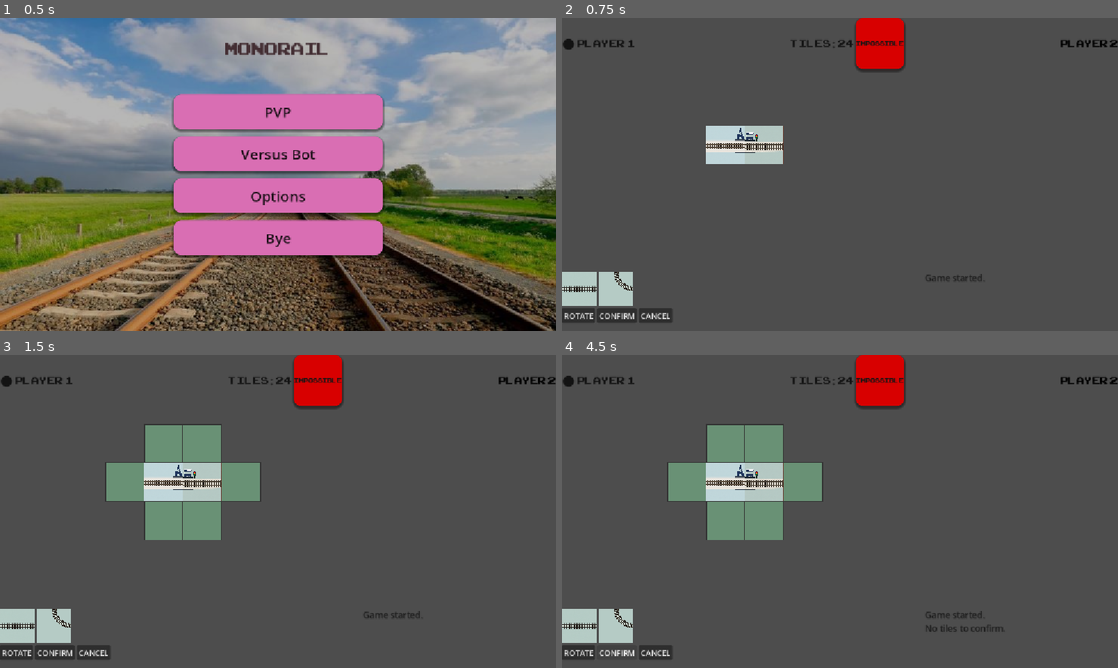
Above: before the commit, frames 1-4 (two rows, left to right).
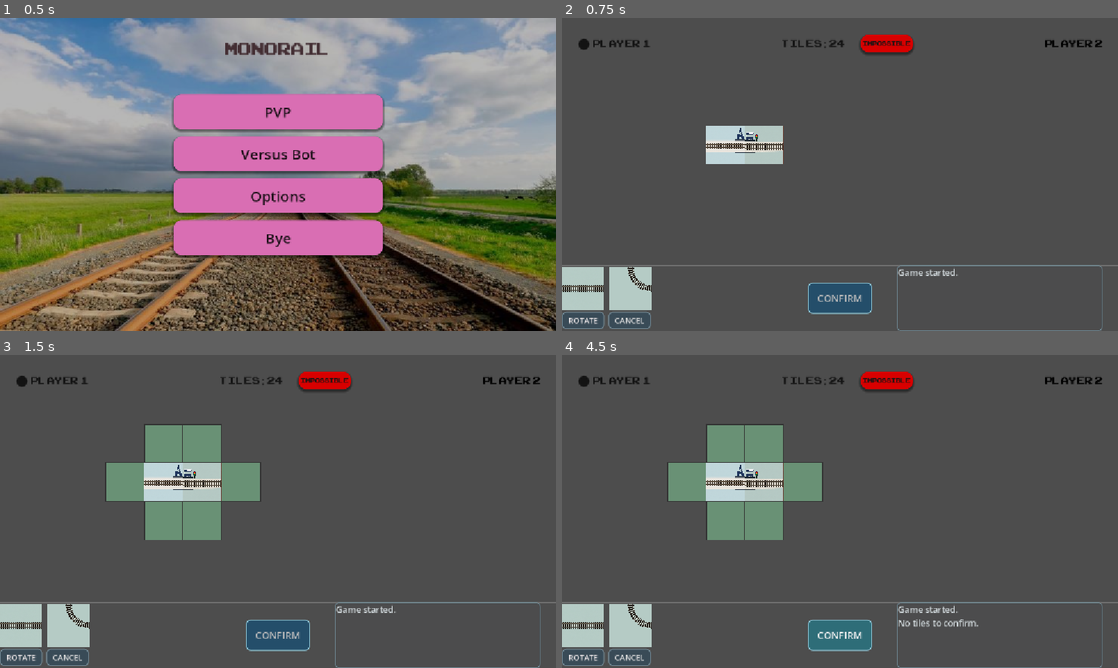
Above: after the commit, the same moments.

Repository: NguyenDucAnh20235585/monorail-godot
Game: Godot game, scene res://scenes/main_menu/main_menu.tscn
Same seed, same stepped clock (60 frames per second), same inputs: the game is played once before the commit and once after it.
Inputs (mouse positions are in pixels of both pictures, inside the frame that each line leads up to; where the layout moved, square brackets give the same spot in the first picture):
- Up to frame 1 (0.5 s): no input
- Up to frame 2 (0.75 s): click "PVP" at 0.5 s
- Up to frame 3 (1.5 s): click (22, 624) [16, 627] at 1.25 s
- Up to frame 4 (4.5 s): click (628, 624) [617, 627] at 2 s; click "ROTATE" at 2.75 s; click "CANCEL" at 3.5 s; click "CONFIRM" at 4.25 s

Frame 1 is identical in both runs. In frame 2, 5.6% of the frame differs, in the area x 0-100%, y 0-100%; in frame 3, 5.6%; in frame 4, 5.8%.

Commit message:
feat: complete gameplay ux refactor phase 1 - anh.nd

Diff:
--- a/main.gd
+++ b/main.gd
@@ -8,7 +8,7 @@
 @onready var player_1_label: Label = $GameplayUI/HUD/TopRow/Player1Label
 @onready var player_2_label: Label = $GameplayUI/HUD/TopRow/Player2Label
 @onready var remaining_tiles_label: Label = $GameplayUI/HUD/TopRow/TopCenterZone/RemainingTilesLabel
-@onready var game_log: RichTextLabel = $GameplayUI/HUD/BottomRow/GameLog
+@onready var game_log: RichTextLabel = $GameplayUI/HUD/BottomRow/RightZone/GameLog
 
 func add_game_log(message: String) -> void:
 	game_log.append_text(message + "\n")
--- a/main.tscn
+++ b/main.tscn
@@ -30,16 +30,166 @@
 
 [sub_resource type="StyleBoxFlat" id="StyleBoxFlat_h2yge"]
 bg_color = Color(0.21960784, 0.43137255, 0.7019608, 1)
-corner_radius_top_left = 16
-corner_radius_top_right = 16
-corner_radius_bottom_right = 16
-corner_radius_bottom_left = 16
+corner_radius_top_left = 8
+corner_radius_top_right = 8
+corner_radius_bottom_right = 8
+corner_radius_bottom_left = 8
 corner_detail = 1
 shadow_color = Color(0, 0, 0, 0.44313726)
 shadow_size = 5
 shadow_offset = Vector2(0, 3.5)
 
+[sub_resource type="StyleBoxFlat" id="StyleBoxFlat_kek77"]
+bg_color = Color(0.22352941, 0.29411766, 0.34117648, 1)
+border_width_left = 2
+border_width_top = 2
+border_width_right = 2
+border_width_bottom = 2
+border_color = Color(0.4509804, 0.5411765, 0.5882353, 1)
+corner_radius_top_left = 8
+corner_radius_top_right = 8
+corner_radius_bottom_right = 8
+corner_radius_bottom_left = 8
+shadow_color = Color(0, 0, 0, 0)
+shadow_size = 3
+shadow_offset = Vector2(0, 2)
+
+[sub_resource type="StyleBoxFlat" id="StyleBoxFlat_4c57u"]
+bg_color = Color(0.16078432, 0.22352941, 0.25882354, 1)
+border_width_left = 2
+border_width_top = 2
+border_width_right = 2
+border_width_bottom = 2
+border_color = Color(0.3764706, 0.4627451, 0.5019608, 1)
+corner_radius_top_left = 8
+corner_radius_top_right = 8
+corner_radius_bottom_right = 8
+corner_radius_bottom_left = 8
+shadow_color = Color(0, 0, 0, 0)
+shadow_size = 3
+shadow_offset = Vector2(0, 2)
+
+[sub_resource type="StyleBoxFlat" id="StyleBoxFlat_efxa6"]
+bg_color = Color(0.15294118, 0.20784314, 0.23921569, 0.003921569)
+border_width_left = 2
+border_width_top = 2
+border_width_right = 2
+border_width_bottom = 2
+border_color = Color(0.5686275, 0.6666667, 0.70980394, 1)
+corner_radius_top_left = 8
+corner_radius_top_right = 8
+corner_radius_bottom_right = 8
+corner_radius_bottom_left = 8
+shadow_color = Color(0, 0, 0, 0)
+shadow_size = 3
+shadow_offset = Vector2(0, 2)
+
+[sub_resource type="StyleBoxFlat" id="StyleBoxFlat_dg77c"]
+bg_color = Color(0.22352941, 0.29411766, 0.34117648, 1)
+border_width_left = 2
+border_width_top = 2
+border_width_right = 2
+border_width_bottom = 2
+border_color = Color(0.4509804, 0.5411765, 0.5882353, 1)
+corner_radius_top_left = 8
+corner_radius_top_right = 8
+corner_radius_bottom_right = 8
+corner_radius_bottom_left = 8
+shadow_color = Color(0, 0, 0, 0)
+shadow_size = 3
+shadow_offset = Vector2(0, 2)
+
+[sub_resource type="StyleBoxFlat" id="StyleBoxFlat_ycdy4"]
+bg_color = Color(0.16078432, 0.22352941, 0.25882354, 1)
+border_width_left = 2
+border_width_top = 2
+border_width_right = 2
+border_width_bottom = 2
+border_color = Color(0.3764706, 0.4627451, 0.5019608, 1)
+corner_radius_top_left = 8
+corner_radius_top_right = 8
+corner_radius_bottom_right = 8
+corner_radius_bottom_left = 8
+shadow_color = Color(0, 0, 0, 0)
+shadow_size = 3
+shadow_offset = Vector2(0, 2)
+
+[sub_resource type="StyleBoxFlat" id="StyleBoxFlat_w48qg"]
+bg_color = Color(0.2784314, 0.38431373, 0.4392157, 1)
+border_width_left = 2
+border_width_top = 2
+border_width_right = 2
+border_width_bottom = 2
+border_color = Color(0.5686275, 0.6666667, 0.70980394, 1)
+corner_radius_top_left = 8
+corner_radius_top_right = 8
+corner_radius_bottom_right = 8
+corner_radius_bottom_left = 8
+shadow_color = Color(0, 0, 0, 0)
+shadow_size = 3
+shadow_offset = Vector2(0, 2)
+
+[sub_resource type="StyleBoxFlat" id="StyleBoxFlat_7mycd"]
+bg_color = Color(0.14117648, 0.30588236, 0.41568628, 1)
+border_width_left = 2
+border_width_top = 2
+border_width_right = 2
+border_width_bottom = 2
+border_color = Color(0.54901963, 0.77254903, 0.8392157, 1)
+corner_radius_top_left = 8
+corner_radius_top_right = 8
+corner_radius_bottom_right = 8
+corner_radius_bottom_left = 8
+shadow_color = Color(0, 0, 0, 0)
+shadow_size = 3
+shadow_offset = Vector2(0, 2)
+
+[sub_resource type="StyleBoxFlat" id="StyleBoxFlat_272bh"]
+bg_color = Color(0.09411765, 0.22745098, 0.3137255, 1)
+border_width_left = 2
+border_width_top = 2
+border_width_right = 2
+border_width_bottom = 2
+border_color = Color(0.3764706, 0.6156863, 0.6901961, 1)
+corner_radius_top_left = 8
+corner_radius_top_right = 8
+corner_radius_bottom_right = 8
+corner_radius_bottom_left = 8
+shadow_color = Color(0.8627451, 0.9254902, 0.94509804, 1)
+shadow_size = 3
+shadow_offset = Vector2(0, 2)
+
+[sub_resource type="StyleBoxFlat" id="StyleBoxFlat_5vw27"]
+bg_color = Color(0.18039216, 0.42745098, 0.47058824, 1)
+border_width_left = 2
+border_width_top = 2
+border_width_right = 2
+border_width_bottom = 2
+border_color = Color(0.54901963, 0.77254903, 0.8392157, 1)
+corner_radius_top_left = 8
+corner_radius_top_right = 8
+corner_radius_bottom_right = 8
+corner_radius_bottom_left = 8
+shadow_color = Color(0, 0, 0, 0)
+shadow_size = 3
+shadow_offset = Vector2(0, 2)
+
 [sub_resource type="FontVariation" id="FontVariation_lquwl"]
+
+[sub_resource type="StyleBoxFlat" id="StyleBoxFlat_vivmo"]
+bg_color = Color(0.15294118, 0.20784314, 0.23921569, 0.003921569)
+border_width_left = 2
+border_width_top = 2
+border_width_right = 2
+border_width_bottom = 2
+border_color = Color(0.43529412, 0.5294118, 0.57254905, 1)
+corner_radius_top_left = 8
+corner_radius_top_right = 8
+corner_radius_bottom_right = 8
+corner_radius_bottom_left = 8
+shadow_color = Color(0, 0, 0, 0)
+shadow_size = 3
+shadow_offset = Vector2(0, 2)
 
 [node name="Main" type="Node" unique_id=1208397320]
 script = ExtResource("1_ig7tw")
@@ -67,6 +217,8 @@
 layout_mode = 1
 anchors_preset = 10
 anchor_right = 1.0
+offset_left = 32.0
+offset_right = -32.0
 offset_bottom = 106.0
 grow_horizontal = 2
 
@@ -95,11 +247,17 @@
 theme_override_font_sizes/font_size = 30
 text = "Tiles: 24"
 
+[node name="Control" type="Control" parent="GameplayUI/HUD/TopRow/TopCenterZone" unique_id=781453983]
+custom_minimum_size = Vector2(24, 0)
+layout_mode = 2
+
 [node name="ImpossibleButton" type="Button" parent="GameplayUI/HUD/TopRow/TopCenterZone" unique_id=1074076662]
-custom_minimum_size = Vector2(100, 50)
+custom_minimum_size = Vector2(108, 36)
 layout_mode = 2
 size_flags_horizontal = 4
+size_flags_vertical = 4
 theme_override_colors/font_color = Color(0.080783166, 0.08078342, 0.080783226, 1)
+theme_override_constants/h_separation = 20
 theme_override_fonts/font = ExtResource("3_h2yge")
 theme_override_font_sizes/font_size = 18
 theme_override_styles/normal = SubResource("StyleBoxFlat_1bvp3")
@@ -120,6 +278,27 @@
 theme_override_font_sizes/font_size = 30
 text = "PLAYER 2"
 horizontal_alignment = 2
+
+[node name="TopSeparator" type="HSeparator" parent="GameplayUI/HUD" unique_id=484315101]
+modulate = Color(1, 1, 1, 0.6666667)
+layout_mode = 1
+anchors_preset = 10
+anchor_right = 1.0
+offset_top = 100.0
+offset_bottom = 119.0
+grow_horizontal = 2
+
+[node name="BottomSeparator" type="HSeparator" parent="GameplayUI/HUD" unique_id=1588111320]
+modulate = Color(1, 1, 1, 0.6862745)
+layout_mode = 1
+anchors_preset = 12
+anchor_top = 1.0
+anchor_right = 1.0
+anchor_bottom = 1.0
+offset_top = -148.0
+offset_bottom = -123.0
+grow_horizontal = 2
+grow_vertical = 0
 
 [node name="BottomRow" type="HBoxContainer" parent="GameplayUI/HUD" unique_id=1044555593]
 layout_mode = 1
@@ -131,61 +310,97 @@
 grow_horizontal = 2
 grow_vertical = 0
 
-[node name="ControlsArea" type="VBoxContainer" parent="GameplayUI/HUD/BottomRow" unique_id=752939431]
-layout_mode = 2
-
-[node name="TileRow" type="HBoxContainer" parent="GameplayUI/HUD/BottomRow/ControlsArea" unique_id=1583260359]
-layout_mode = 2
-
-[node name="StraightTileObject" type="TextureButton" parent="GameplayUI/HUD/BottomRow/ControlsArea/TileRow" unique_id=2126241641]
-custom_minimum_size = Vector2(72, 72)
+[node name="LeftZone" type="MarginContainer" parent="GameplayUI/HUD/BottomRow" unique_id=151434545]
+layout_mode = 2
+size_flags_horizontal = 3
+
+[node name="ControlsArea" type="VBoxContainer" parent="GameplayUI/HUD/BottomRow/LeftZone" unique_id=752939431]
+layout_mode = 2
+size_flags_vertical = 4
+
+[node name="TileRow" type="HBoxContainer" parent="GameplayUI/HUD/BottomRow/LeftZone/ControlsArea" unique_id=1583260359]
+layout_mode = 2
+theme_override_constants/separation = 10
+
+[node name="StraightTileObject" type="TextureButton" parent="GameplayUI/HUD/BottomRow/LeftZone/ControlsArea/TileRow" unique_id=2126241641]
+custom_minimum_size = Vector2(88, 88)
 layout_mode = 2
 texture_normal = ExtResource("4_1bvp3")
 ignore_texture_size = true
 stretch_mode = 5
 
-[node name="CornerTileObject" type="TextureButton" parent="GameplayUI/HUD/BottomRow/ControlsArea/TileRow" unique_id=1875824984]
-custom_minimum_size = Vector2(72, 72)
+[node name="CornerTileObject" type="TextureButton" parent="GameplayUI/HUD/BottomRow/LeftZone/ControlsArea/TileRow" unique_id=1875824984]
+custom_minimum_size = Vector2(88, 88)
 layout_mode = 2
 texture_normal = ExtResource("5_lquwl")
 ignore_texture_size = true
 stretch_mode = 5
 
-[node name="ActionRow" type="HBoxContainer" parent="GameplayUI/HUD/BottomRow/ControlsArea" unique_id=1448818693]
-layout_mode = 2
-
-[node name="RotateButton" type="Button" parent="GameplayUI/HUD/BottomRow/ControlsArea/ActionRow" unique_id=704569226]
-layout_mode = 2
+[node name="ActionRow" type="HBoxContainer" parent="GameplayUI/HUD/BottomRow/LeftZone/ControlsArea" unique_id=1448818693]
+layout_mode = 2
+theme_override_constants/separation = 8
+
+[node name="RotateButton" type="Button" parent="GameplayUI/HUD/BottomRow/LeftZone/ControlsArea/ActionRow" unique_id=704569226]
+custom_minimum_size = Vector2(88, 36)
+layout_mode = 2
+theme_override_colors/font_color = Color(0.93333334, 0.9098039, 0.9137255, 1)
+theme_override_colors/font_pressed_color = Color(0.87058824, 0.8352941, 0.84313726, 1)
+theme_override_colors/font_hover_color = Color(1, 1, 1, 1)
+theme_override_styles/normal = SubResource("StyleBoxFlat_kek77")
+theme_override_styles/pressed = SubResource("StyleBoxFlat_4c57u")
+theme_override_styles/hover = SubResource("StyleBoxFlat_efxa6")
 text = "ROTATE
 "
 
-[node name="ConfirmButton" type="Button" parent="GameplayUI/HUD/BottomRow/ControlsArea/ActionRow" unique_id=994016034]
-layout_mode = 2
+[node name="CancelButton" type="Button" parent="GameplayUI/HUD/BottomRow/LeftZone/ControlsArea/ActionRow" unique_id=1521902884]
+custom_minimum_size = Vector2(88, 36)
+layout_mode = 2
+theme_override_styles/normal = SubResource("StyleBoxFlat_dg77c")
+theme_override_styles/pressed = SubResource("StyleBoxFlat_ycdy4")
+theme_override_styles/hover = SubResource("StyleBoxFlat_w48qg")
+text = "CANCEL"
+
+[node name="CenterZone" type="MarginContainer" parent="GameplayUI/HUD/BottomRow" unique_id=1273319676]
+custom_minimum_size = Vector2(180, 0)
+layout_mode = 2
+
+[node name="ConfirmButton" type="Button" parent="GameplayUI/HUD/BottomRow/CenterZone" unique_id=994016034]
+custom_minimum_size = Vector2(132, 64)
+layout_mode = 2
+size_flags_horizontal = 4
+size_flags_vertical = 4
+theme_override_colors/font_color = Color(0.7346793, 0.73468024, 0.7346795, 1)
+theme_override_colors/font_pressed_color = Color(1, 1, 1, 1)
+theme_override_colors/font_hover_pressed_color = Color(1, 1, 1, 1)
+theme_override_font_sizes/font_size = 20
+theme_override_styles/normal = SubResource("StyleBoxFlat_7mycd")
+theme_override_styles/pressed = SubResource("StyleBoxFlat_272bh")
+theme_override_styles/hover = SubResource("StyleBoxFlat_5vw27")
 text = "CONFIRM"
 
-[node name="CancelButton" type="Button" parent="GameplayUI/HUD/BottomRow/ControlsArea/ActionRow" unique_id=1521902884]
-layout_mode = 2
-text = "CANCEL"
-
-[node name="BottomSpacer" type="Control" parent="GameplayUI/HUD/BottomRow" unique_id=238529720]
+[node name="RightZone" type="MarginContainer" parent="GameplayUI/HUD/BottomRow" unique_id=748417369]
 layout_mode = 2
 size_flags_horizontal = 3
-
-[node name="GameLog" type="RichTextLabel" parent="GameplayUI/HUD/BottomRow" unique_id=1425273130]
-custom_minimum_size = Vector2(400, 80)
-layout_mode = 2
-theme_override_colors/default_color = Color(0.11415806, 0.1141581, 0.11415804, 1)
+theme_override_constants/margin_left = 24
+theme_override_constants/margin_right = 32
+
+[node name="GameLog" type="RichTextLabel" parent="GameplayUI/HUD/BottomRow/RightZone" unique_id=1425273130]
+custom_minimum_size = Vector2(400, 136)
+layout_mode = 2
+size_flags_vertical = 4
+theme_override_colors/default_color = Color(0.8509804, 0.88235295, 0.8980392, 1)
 theme_override_colors/font_shadow_color = Color(0.2585664, 0.2585664, 0.25856638, 0.654902)
 theme_override_constants/line_separation = 2
 theme_override_fonts/normal_font = SubResource("FontVariation_lquwl")
 theme_override_font_sizes/normal_font_size = 18
+theme_override_styles/normal = SubResource("StyleBoxFlat_vivmo")
 text = "Started."
 scroll_following = true
 
 [connection signal="indicator_clicked" from="Board" to="." method="_on_board_indicator_clicked"]
 [connection signal="pending_tile_clicked" from="Board" to="." method="_on_board_pending_tile_clicked"]
-[connection signal="pressed" from="GameplayUI/HUD/BottomRow/ControlsArea/TileRow/StraightTileObject" to="." method="_on_straight_button_pressed"]
-[connection signal="pressed" from="GameplayUI/HUD/BottomRow/ControlsArea/TileRow/CornerTileObject" to="." method="_on_corner_button_pressed"]
-[connection signal="pressed" from="GameplayUI/HUD/BottomRow/ControlsArea/ActionRow/RotateButton" to="." method="_on_rotate_button_pressed"]
-[connection signal="pressed" from="GameplayUI/HUD/BottomRow/ControlsArea/ActionRow/ConfirmButton" to="." method="_on_confirm_button_pressed"]
-[connection signal="pressed" from="GameplayUI/HUD/BottomRow/ControlsArea/ActionRow/CancelButton" to="." method="_on_cancel_button_pressed"]
+[connection signal="pressed" from="GameplayUI/HUD/BottomRow/LeftZone/ControlsArea/TileRow/StraightTileObject" to="." method="_on_straight_button_pressed"]
+[connection signal="pressed" from="GameplayUI/HUD/BottomRow/LeftZone/ControlsArea/TileRow/CornerTileObject" to="." method="_on_corner_button_pressed"]
+[connection signal="pressed" from="GameplayUI/HUD/BottomRow/LeftZone/ControlsArea/ActionRow/RotateButton" to="." method="_on_rotate_button_pressed"]
+[connection signal="pressed" from="GameplayUI/HUD/BottomRow/LeftZone/ControlsArea/ActionRow/CancelButton" to="." method="_on_cancel_button_pressed"]
+[connection signal="pressed" from="GameplayUI/HUD/BottomRow/CenterZone/ConfirmButton" to="." method="_on_confirm_button_pressed"]
